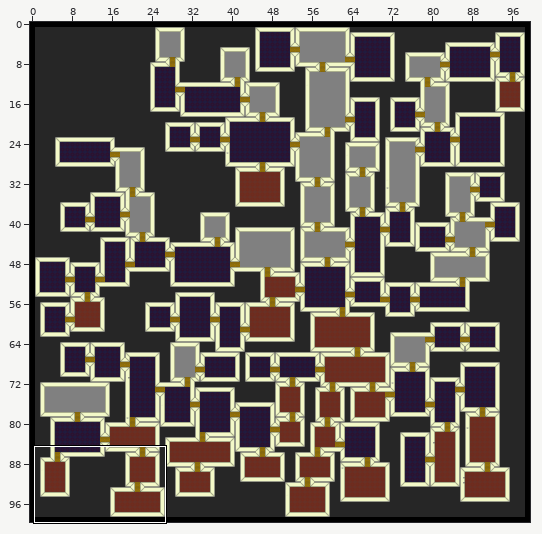
A Tiled map gets an edit: desktop/Maps/test.tmx. Above, an overview of the earlier version with the close-up marked.
Close-up. The starting point:
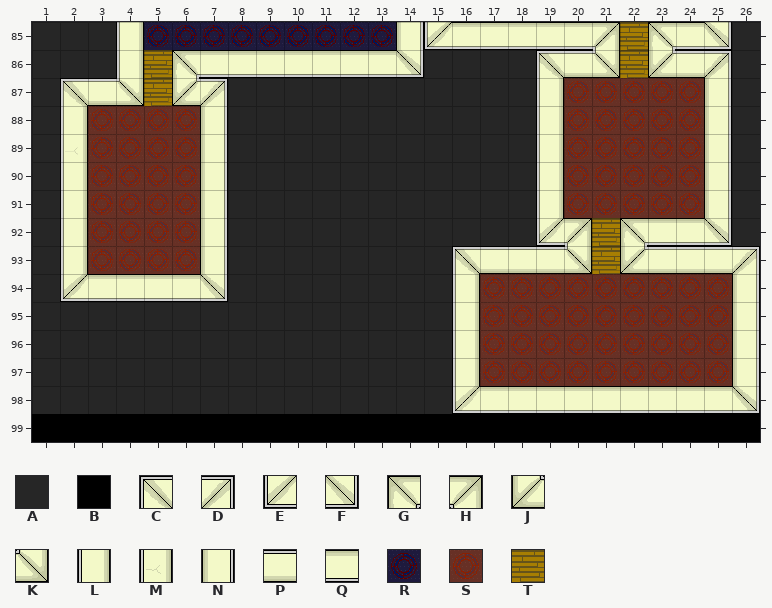
Cells are 32x32 px. Shown: x 1..26, y 85..99. The commit also changed other parts of the map, which this record leaves out.
Key: from "Office01": A 0, B 1, C 2, D 3, E 4, F 5, G 6, H 7, J 8, K 9, L 10, M 12, N 20, P 30, Q 40, R 60, S 70, T 99.
_ is an empty cell.
Layer "tileLayer" before, first column x 1:
 85 AAALRRRRRRRRRNEQQQQQHTGQFA
 86 AAALTGQQQQQQQFAAAACPKTJPDA
 87 ACPKTJDAAAAAAAAAAALSSSSSNA
 88 ALSSSSNAAAAAAAAAAALSSSSSNA
 89 AMSSSSNAAAAAAAAAAALSSSSSNA
 90 ALSSSSNAAAAAAAAAAALSSSSSNA
 91 ALSSSSNAAAAAAAAAAALSSSSSNA
 92 ALSSSSNAAAAAAAAAAAEHTGQQFA
 93 ALSSSSNAAAAAAAACPPPKTJPPPD
 94 AEQQQQFAAAAAAAALSSSSSSSSSN
 95 AAAAAAAAAAAAAAALSSSSSSSSSN
 96 AAAAAAAAAAAAAAALSSSSSSSSSN
 97 AAAAAAAAAAAAAAALSSSSSSSSSN
 98 AAAAAAAAAAAAAAAEQQQQQQQQQF
 99 BBBBBBBBBBBBBBBBBBBBBBBBBB
After:
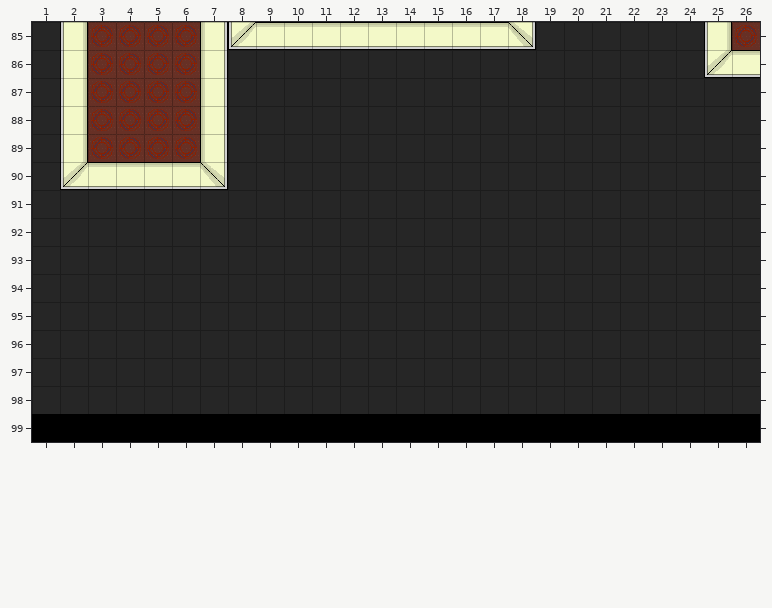
Diff:
Layer "tileLayer":
Tile A replaces tile C in row 86 at x 19; in row 93 at x 16.
Tile A replaces tile D in row 93 at x 26.
Tile A replaces tile E in row 92 at x 19; in row 94 at x 2; in row 98 at x 16.
Tile A replaces tile F in row 86 at x 14; in row 92 at x 25; in row 94 at x 7; in row 98 at x 26.
Tile A replaces tile G in row 85 at x 23; in row 92 at x 22.
Tile A replaces tile H in row 85 at x 21; in row 92 at x 20.
Tile A replaces tile J in row 86 at x 23; in row 93 at x 22.
Tile A replaces tile K in row 86 at x 21; in row 93 at x 20.
Tile A replaces tile L in rows 87 to 90 at x 19; in row 91 at x 2 and 19; in rows 92 to 93 at x 2; in rows 94 to 97 at x 16.
Tile A replaces tile N in rows 87 to 90 at x 25; in row 91 at x 7 and 25; in rows 92 to 93 at x 7; in rows 94 to 97 at x 26.
Tile A replaces tile P in row 86 at x 20 and 24; in row 93 at x 17 to 19 and 23 to 25.
Tile A replaces tile Q in row 85 at x 19 to 20 and 24; in row 86 at x 8 to 13; in row 92 at x 23 to 24; in row 94 at x 3 to 6; in row 98 at x 17 to 25.
Tile A replaces tile S in rows 87 to 90 at x 20 to 24; in row 91 at x 3 to 6 and 20 to 24; in rows 92 to 93 at x 3 to 6; in rows 94 to 97 at x 17 to 25.
Tile A replaces tile T in rows 85 to 86 at x 22; in rows 92 to 93 at x 21.
Tile E replaces tile D in row 86 at x 25.
Tile E replaces tile L in row 90 at x 2.
Tile E replaces tile R in row 85 at x 8.
Tile F replaces tile N in row 90 at x 7.
Tile F replaces tile Q in row 85 at x 18.
Tile L replaces tile A in rows 85 to 86 at x 2.
Tile L replaces tile C in row 87 at x 2.
Tile L replaces tile F in row 85 at x 25.
Tile N replaces tile D in row 87 at x 7.
Tile N replaces tile Q in row 86 at x 7.
Tile N replaces tile R in row 85 at x 7.
Tile Q replaces tile A in row 86 at x 26.
Tile Q replaces tile E in row 85 at x 15.
Tile Q replaces tile N in row 85 at x 14.
Tile Q replaces tile R in row 85 at x 9 to 13.
Tile Q replaces tile S in row 90 at x 3 to 6.
Tile S replaces tile A in row 85 at x 3 and 26; in row 86 at x 3.
Tile S replaces tile G in row 86 at x 6.
Tile S replaces tile J in row 87 at x 6.
Tile S replaces tile K in row 87 at x 4.
Tile S replaces tile L in rows 85 to 86 at x 4.
Tile S replaces tile P in row 87 at x 3.
Tile S replaces tile R in row 85 at x 5 to 6.
Tile S replaces tile T in rows 86 to 87 at x 5.
Pixel boxes of the changes (left, top, right, bottom) in both close-ups:
changed: (60, 22, 451, 106)
changed: (452, 22, 760, 414)
changed: (60, 162, 228, 302)
